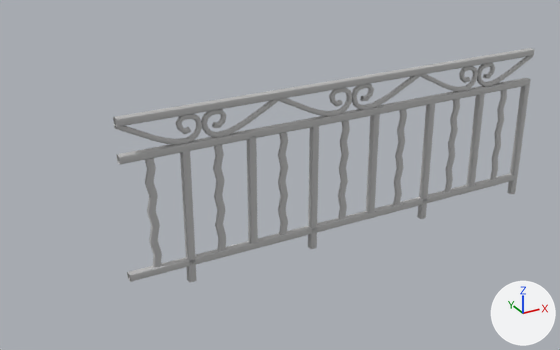
The FBX model Modelisations/Archi/SM_Barriere_2.fbx, before and after one commit.
The view is the same before and after, from a 50 mm lens placed at (-3.69, -3.45, 2.22), pointed at (-1.76, 0.07, 0.46). The axes (+X, +Y, +Z) are drawn at lower right. The lights are the same throughout. Where no turn or scale is listed for an object, it has been applied to the vertices.
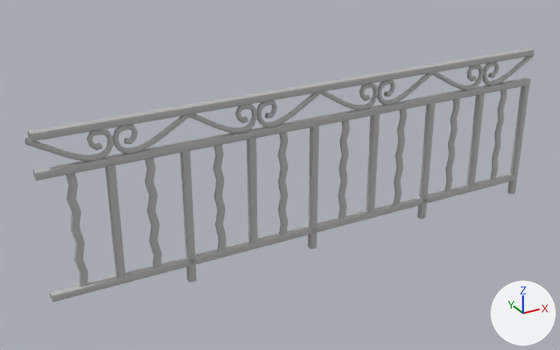
Edits to the bpy script that builds the scene:
```text
Change me_mesh_008:
    where me_mesh_008.from_pydata(...)  # 20 vertices, 17 faces; spans x -2.69..0.01, y -0.04..0.0, z -0.01..0.04
    used by ob_polysurface93; location = (-0.006, 0.0, 0.763)
    me_mesh_008 part 3: the whole mesh is scaled about the mesh origin by (1.15, 1, 1)
Change me_mesh_010:
    where me_mesh_010.from_pydata(...)  # 16 vertices, 8 faces; spans x -2.69..-0.03, y -0.04..0.0, z -0.01..0.04
    used by ob_polysurface95; location = (-0.006, 0.0, 0.104)
    me_mesh_010 part 1: the whole mesh is scaled about the mesh origin by (1.15, 1, 1)
Change me_mesh:
    where me_mesh.from_pydata(...)  # 20 vertices, 17 faces; spans x -2.69..0.01, y -0.04..0.0, z -0.01..0.04
    used by ob_polysurface61; location = (-0.006, 0.0, 0.955)
    me_mesh part 2: the whole mesh is scaled about the mesh origin by (1.15, 1, 1)
Add me_mesh_022:
    me_mesh_022.from_pydata(...)  # 272 vertices, 256 faces; spans x 0.0..0.78, y -0.021..0.006, z -0.143..0.023
    me_mesh_022.materials.append(mat_lambert1)  # grey #bcbcbc
Change ob_polysurface85:
    ob_polysurface85.location: (-270.4, 93.98, 1.411) -> (-312.2, 93.98, 1.411)
    ob_polysurface85.scale: (1.0, 1.0, 1.0) -> (0.905, 1.0, 1.0)
Change ob_polysurface103:
    ob_polysurface103.location: (-88.95, 93.98, 1.411) -> (-80.16, 93.98, 1.411)
    ob_polysurface103.scale: (1.0, 1.0, 1.0) -> (0.905, 1.0, 1.0)
Change ob_polysurface86:
    ob_polysurface86.location: (-182.6, 94.11, 1.411) -> (-156.9, 93.98, 1.411)
    ob_polysurface86.scale: (1.06, 1.02, 1.02) -> (0.873, 1.0, 1.0)
Add ob_polysurface105:
    ob_polysurface105 = bpy.data.objects.new('polySurface105', me_mesh_005.copy())  # the mesh of ob_polysurface90
    ob_polysurface105.location = (-2.922, -0.01, 0.132)
Add ob_polysurface107:
    ob_polysurface107 = bpy.data.objects.new('polySurface107', me_mesh_022)
    ob_polysurface107.location = (-2.336, -0.014, 0.94)
Add ob_polysurface104:
    ob_polysurface104 = bpy.data.objects.new('polySurface104', me_mesh_016.copy())  # the mesh of ob_polysurface101
    ob_polysurface104.location = (-2.757, 0.0, 0.14)
```

Boxes [x1, y1, x2, y2] around the edits, measured in the pictures (560 x 350 px; the box of a moved part takes in the faces that stretch with it):
'polySurface61', mesh rescaled (20% wider, 19% taller): before [113, 48, 534, 127]; after [28, 48, 534, 142]
'polySurface93', mesh rescaled (20% wider, 20% taller): before [117, 78, 531, 164]; after [33, 78, 531, 181]
'polySurface95', mesh rescaled (21% wider, 18% taller): before [130, 173, 514, 282]; after [50, 173, 514, 302]
'polySurface85', moved, rescaled: before [114, 99, 279, 145]; after [25, 114, 191, 161]
'polySurface86', moved, rescaled (20% narrower, 10% shorter): before [279, 75, 421, 116]; after [321, 73, 434, 110]
'polySurface103', moved, rescaled (11% narrower): before [420, 56, 533, 92]; after [433, 55, 534, 90]
'polySurface107', added: after [190, 92, 322, 134]
'polySurface104', added: after [105, 163, 126, 278]
'polySurface105', added: after [66, 173, 88, 287]
part 3 of me_mesh_008, moved or reshaped: before [117, 81, 509, 164]; after [33, 81, 509, 181]
